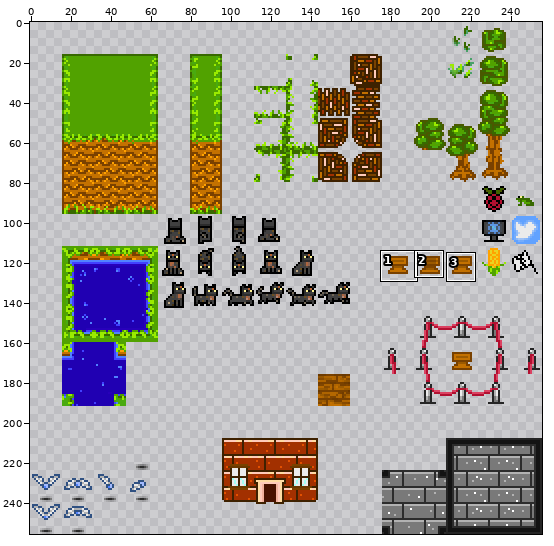
Two states of a sprite sheet, assets/maps/sprites/src/new_gallery_sprites.png. Above, an overview of the earlier version with the close-up marked.
Close-up. Earlier state:
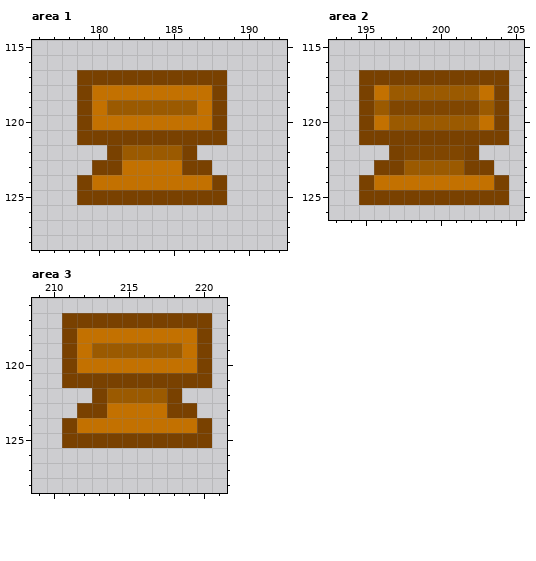
The file is 256x256 pixels. Pixels under 10% opacity are left out. Colours within 5 levels of each other are drawn and written as one. Shown: area 1: x 176..192, y 115..128; area 2: x 193..205, y 115..126; area 3: x 209..221, y 116..128. The commit also changed other parts of the picture, which this record leaves out.
The result:
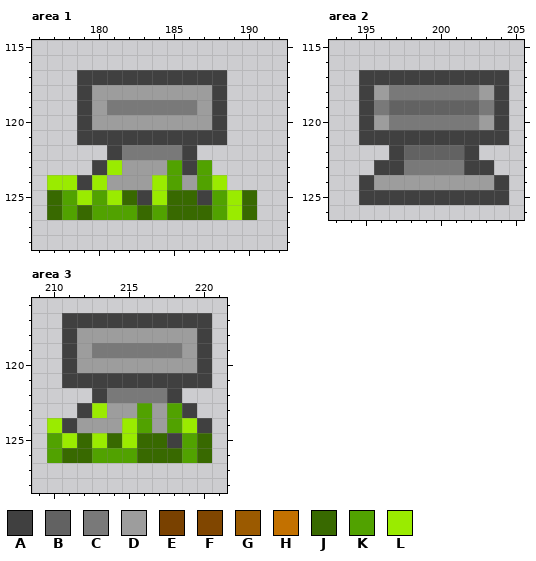
Palette (. is transparent): A #404040  B #626262  C #797979  D #9d9d9d  E #794100  F #804600  G #9b5a00  H #c37100  J #386900  K #51a200  L #9aeb00
Diff:
Area 1:
y 117: x 179..188 EEEEEEEEEE -> AAAAAAAAAA
y 118: x 179..188 EHHHHHHHHE -> ADDDDDDDDA
y 119: x 179..188 EHGGGGGGHE -> ADCCCCCCDA
y 120: x 179..188 EHHHHHHHHE -> ADDDDDDDDA
y 121: x 179..188 EEEEEEEEEE -> AAAAAAAAAA
y 122: x 181..186 EGGGGE -> ACCCCA
y 123: x 180..187 EEHHHHEE -> ALDDDKAK
y 124: x 177..188 ..EHHHHHHHHE -> LLALDDDLKDKL
y 125: x 177..190 ..EEEEEEEEEE.. -> JKLKLJALJJAKLJ
y 126: x 177..190 .............. -> JKJKKKJKJJJKLJ
Area 2:
y 117: x 195..204 EEEEEEEEEE -> AAAAAAAAAA
y 118: x 195..204 EHGGGGGGHE -> ADCCCCCCDA
y 119: x 195..204 EGFFFFFFGE -> ACBBBBBBCA
y 120: x 195..204 EHGGGGGGHE -> ADCCCCCCDA
y 121: x 195..204 EEEEEEEEEE -> AAAAAAAAAA
y 122: x 197..202 EFFFFE -> ABBBBA
y 123: x 196..203 EEGGGGEE -> AACCCCAA
y 124: x 195..204 EHHHHHHHHE -> ADDDDDDDDA
y 125: x 195..204 EEEEEEEEEE -> AAAAAAAAAA
Area 3:
y 117: x 211..220 EEEEEEEEEE -> AAAAAAAAAA
y 118: x 211..220 EHHHHHHHHE -> ADDDDDDDDA
y 119: x 211..220 EHGGGGGGHE -> ADCCCCCCDA
y 120: x 211..220 EHHHHHHHHE -> ADDDDDDDDA
y 121: x 211..220 EEEEEEEEEE -> AAAAAAAAAA
y 122: x 213..218 EGGGGE -> ACCCCA
y 123: x 212..219 EEHHHHEE -> ALDDKDKA
y 124: x 210..220 .EHHHHHHHHE -> LADDDLKDKLA
y 125: x 210..220 .EEEEEEEEEE -> KLJLJLJJAKJ
y 126: x 210..220 ........... -> KJJKKKJJJKJ
Changed places in both close-ups, as pixel boxes (x1, y1, x2, y2):
changed: (47, 70, 257, 220)
changed: (359, 70, 509, 205)
changed: (47, 313, 212, 463)
